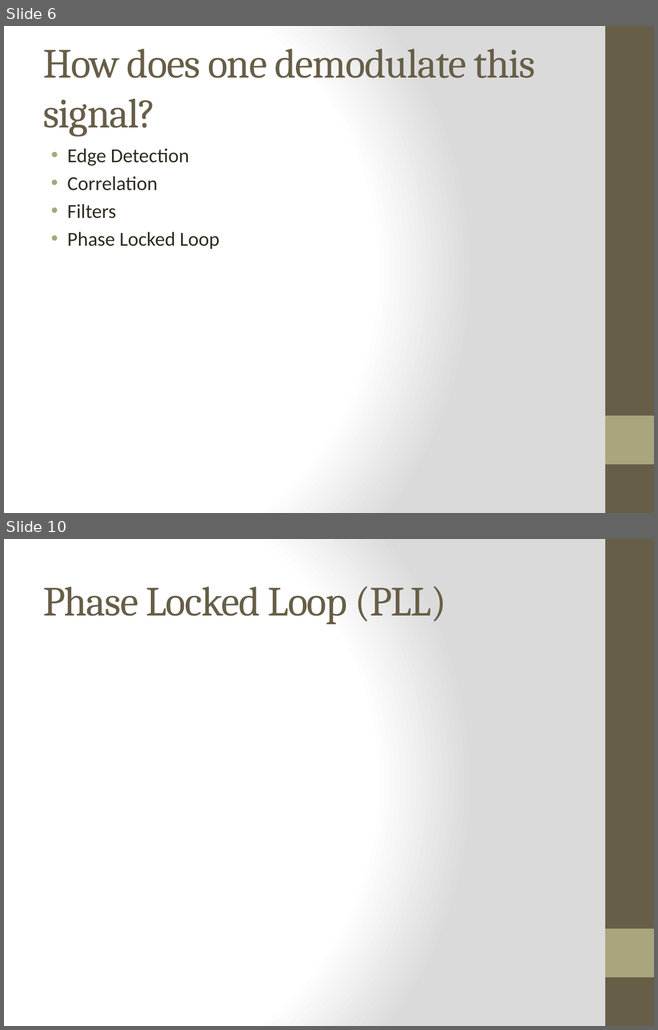
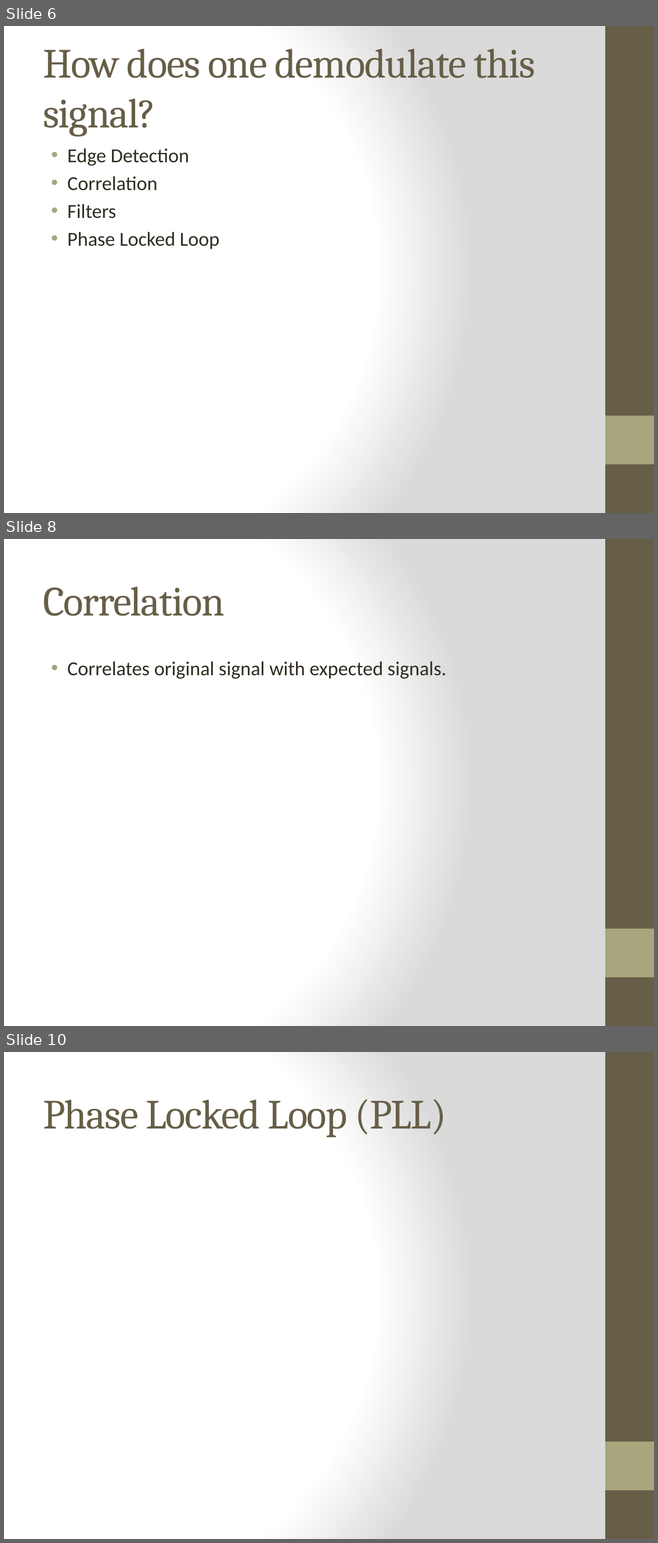
Before and after one commit to robbieford/RRXThesis, a slide deck: Thesis Defense.pptx. Shown one above the other, each under a label of ours: slides 6 and 10 before the commit, slides 6, 8 and 10 after it; the slides between them are not shown. The pictures are 658x1030 and 658x1543 pixels, drawn with LibreOffice and Linux fonts; fonts in the diff are those of the drawing. Boxes give left, top, right and bottom in pixels: in the first picture for what was removed or moved away, otherwise in the second. Text is boxed around its words. In the diff, an @@ line names an element or a change of style, - is before the commit and + after.

```diff
--- a/Thesis Defense.pptx
+++ b/Thesis Defense.pptx
@@ slide 8 added at (4,539,654,1026), background gradient #FFFFFF to #DADADA; not listed: 2 template elements that a slide beside it also shows @@
@@ title added at (43,587,224,616), 46 pt, text #675E47 @@
+Correlation
@@ text added at (67,661,446,679), 22 pt, text #2F2B20 @@
+• Correlates original signal with expected signals.
```
Also in this commit, not shown: 1 slide changed, 1 other slide added, 2 slides removed.
